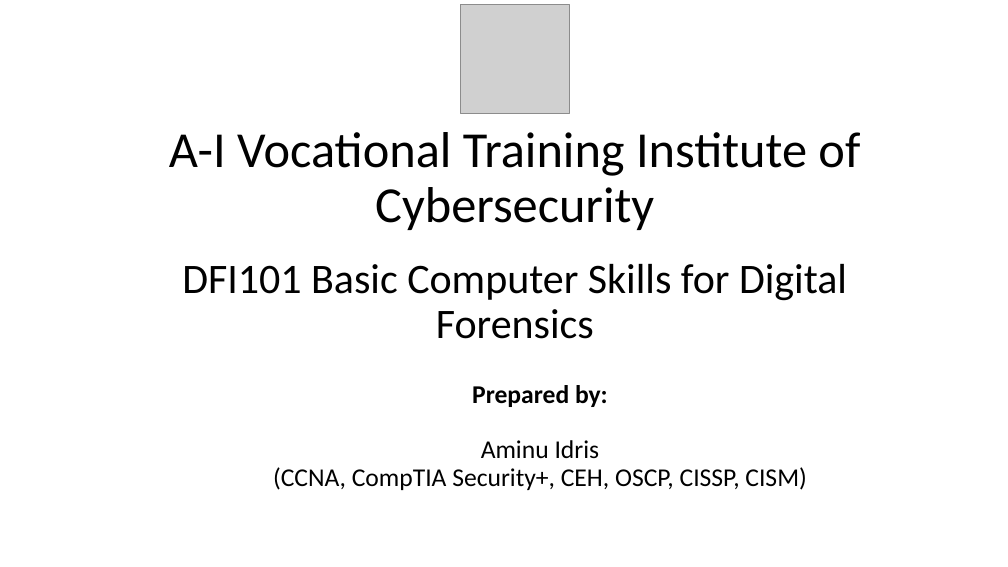
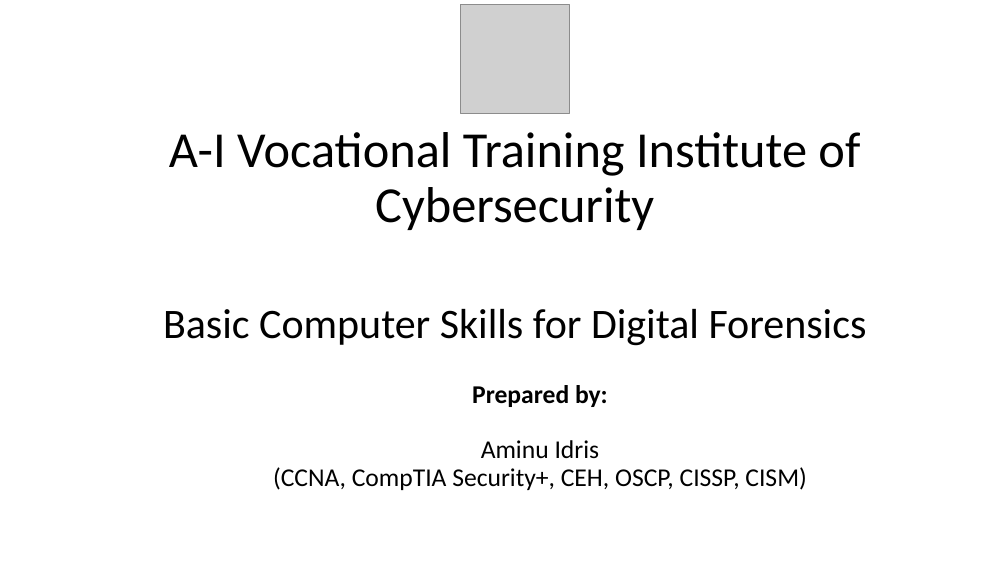
Before and after one commit to Oluwalekegud/Virtual-Digital-Forensics-Intelligence-Laboratory-and-case-studies, a slide deck: slide 1 of Basic_Computer_Skills_for_Forensics/0_Number_Systems.pptx. Drawn at 1008x567 pixels with LibreOffice and Linux fonts; fonts in the diff are those of the drawing; grey boxes stand for pictures; background and template pictures are left out. Boxes give left, top, right and bottom in pixels: in the first picture for what was removed or moved away, otherwise in the second. Text is boxed around its words. In the diff, an @@ line names an element or a change of style, - is before the commit and + after.

```diff
--- a/Basic_Computer_Skills_for_Forensics/0_Number_Systems.pptx
+++ b/Basic_Computer_Skills_for_Forensics/0_Number_Systems.pptx
@@ title at [163,309,867,346]: text changed @@
-DFI101 Basic Computer Skills for Digital Forensics
+Basic Computer Skills for Digital Forensics
```
